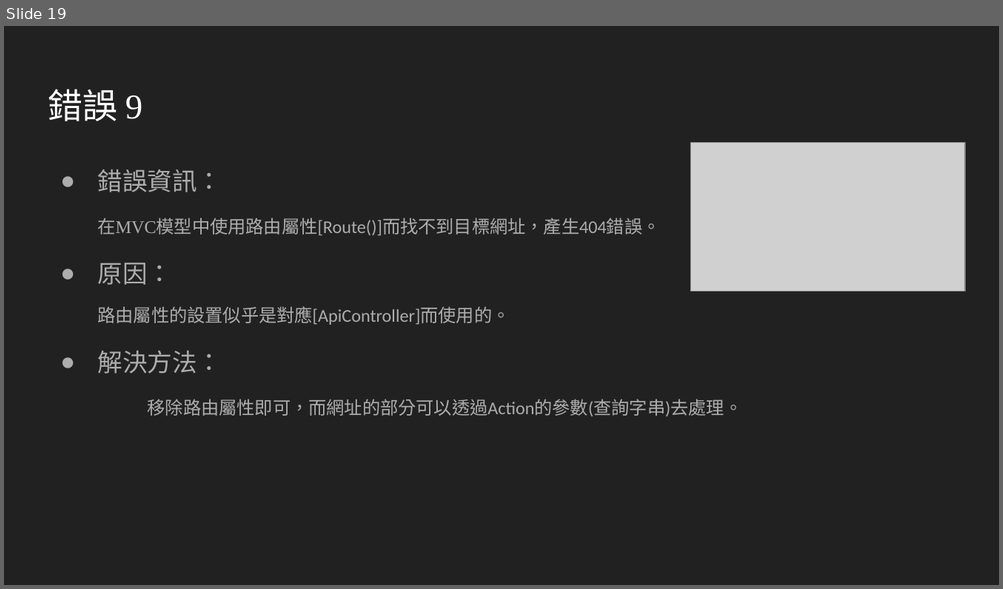
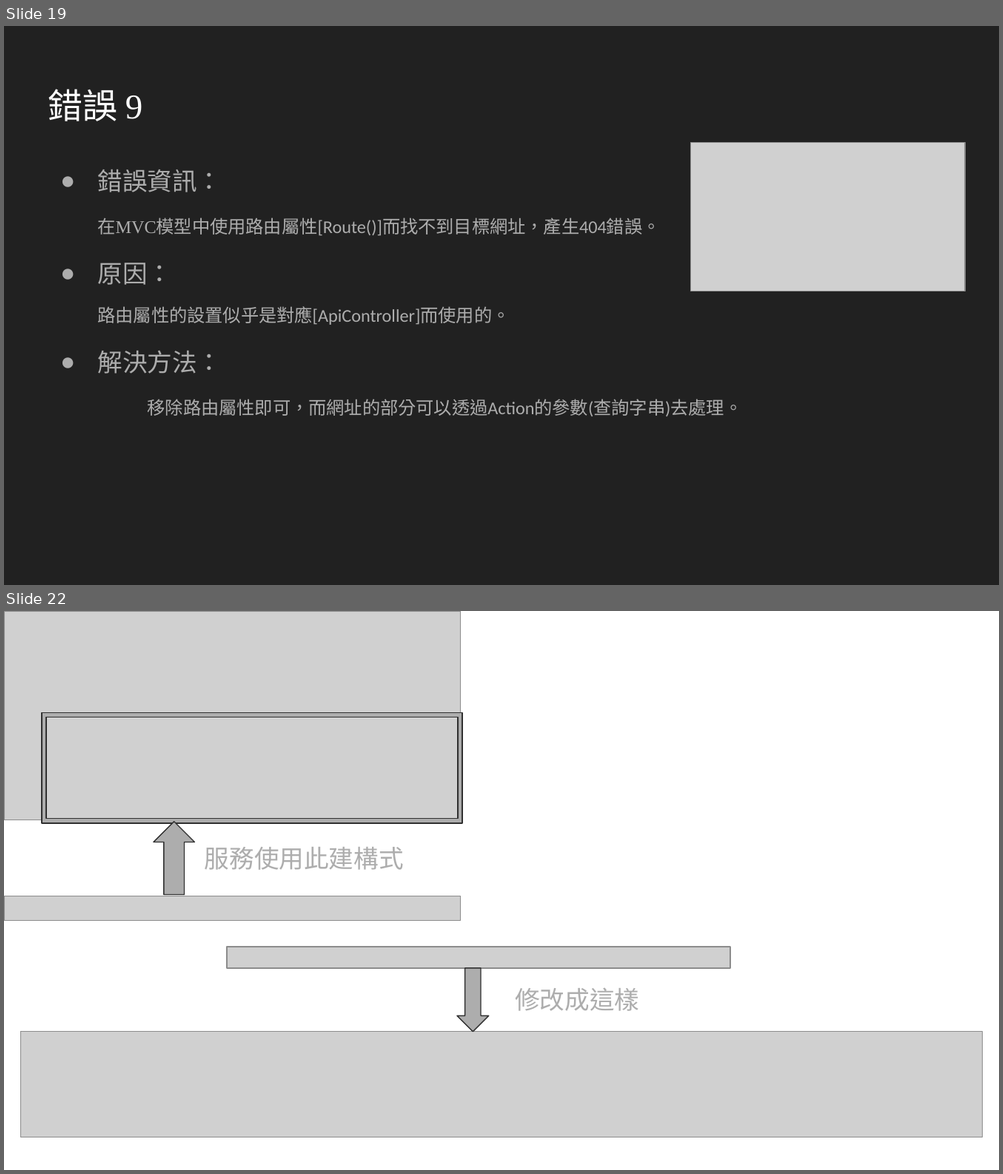
Before and after one commit to AsrielNi/ShopStore, a slide deck: C#_ASP.NET_常見錯誤.pptx. Shown one above the other, each under a label of ours: slide 19 before the commit, slides 19 and 22 after it; the slides between them are not shown. The pictures are 1003x589 and 1003x1174 pixels, drawn with LibreOffice and Linux fonts; fonts in the diff are those of the drawing; grey boxes stand for pictures. Boxes give left, top, right and bottom in pixels: in the first picture for what was removed or moved away, otherwise in the second. Text is boxed around its words. In the diff, an @@ line names an element or a change of style, - is before the commit and + after.

```diff
--- a/C#_ASP.NET_常見錯誤.pptx
+++ b/C#_ASP.NET_常見錯誤.pptx
@@ slide 22 added at <box>4,611,999,1170</box>, background #FFFFFF @@
@@ picture added at <box>4,611,461,820</box> @@
@@ frame added at <box>42,712,463,823</box>, fill #ADADAD, outline #303030 0.75 pt @@
@@ up arrow added at <box>153,822,194,895</box>, fill #ADADAD, outline #303030 0.75 pt @@
@@ text added at <box>205,847,404,870</box>, 18 pt, text #ADADAD @@
+服務使用此建構式
@@ picture added at <box>4,897,461,920</box> @@
@@ picture added at <box>227,947,730,969</box> @@
@@ down arrow added at <box>457,968,489,1032</box>, fill #ADADAD, outline #303030 0.75 pt @@
@@ text added at <box>515,988,639,1011</box>, 18 pt, text #ADADAD @@
+修改成這樣
@@ picture added at <box>21,1032,982,1137</box> @@
```
Also in this commit, not shown: 1 slide changed, 2 other slides added, 1 slide removed, 4 other files.
